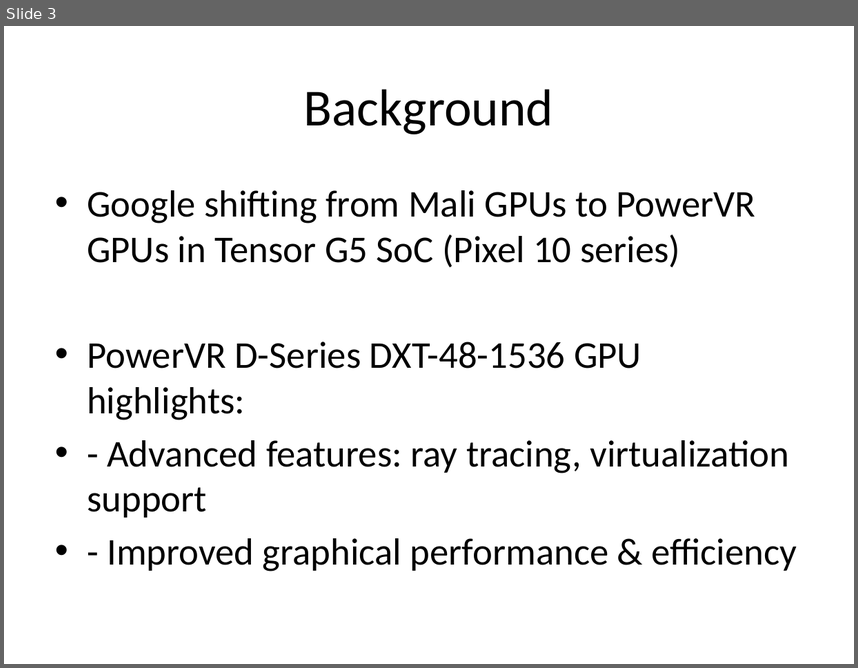
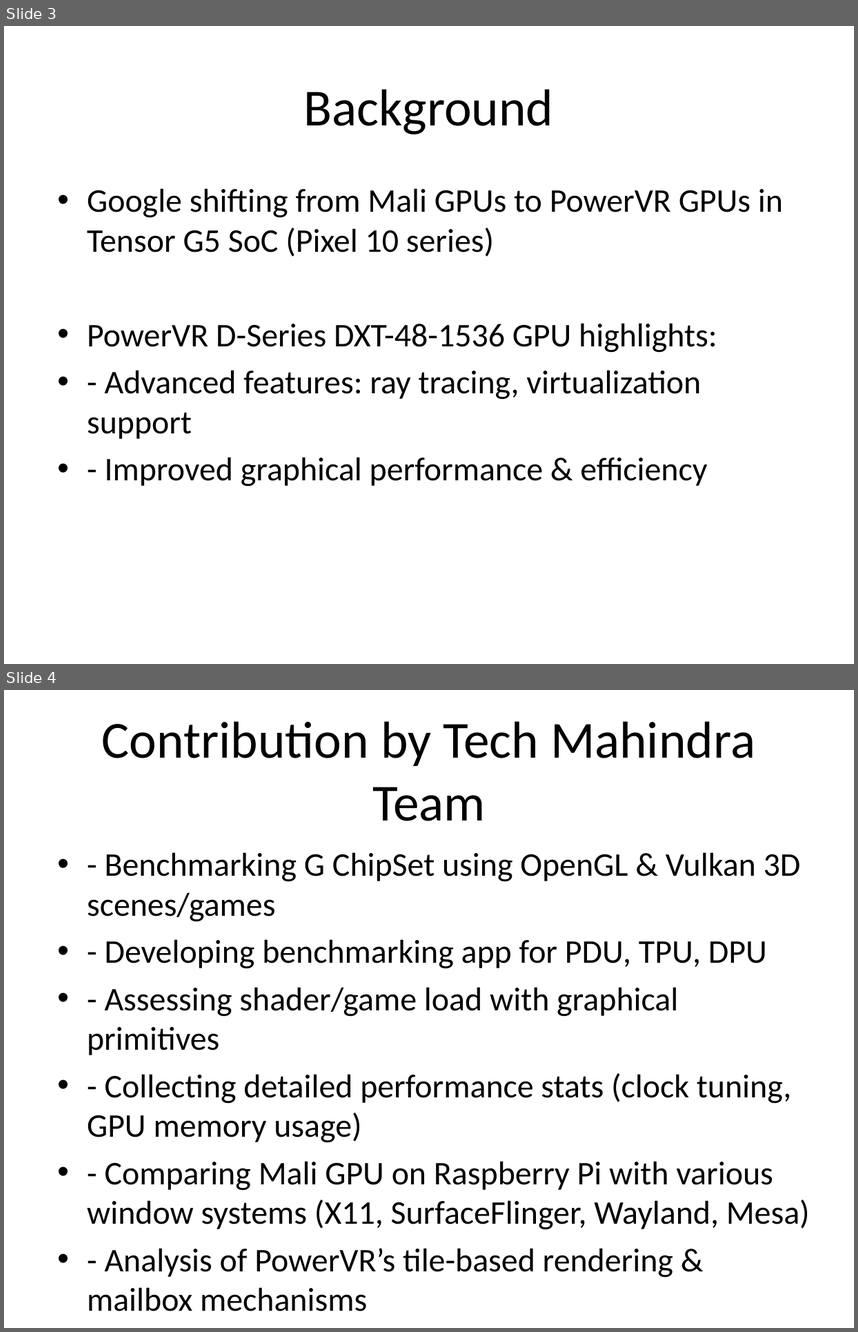
Before and after one commit to akumrao/gpubenchmark, a slide deck: doc/GPU_Benchmark_Pixel.pptx. Shown one above the other, each under a label of ours: slide 3 before the commit, slides 3 and 4 after it. The pictures are 858x668 and 858x1332 pixels, drawn with LibreOffice and Linux fonts; fonts in the diff are those of the drawing. Boxes give left, top, right and bottom in pixels: in the first picture for what was removed or moved away, otherwise in the second. Text is boxed around its words. In the diff, an @@ line names an element or a change of style, - is before the commit and + after.

Commit message:
added PowerVR_vs_Mali_GPU_Case_Study.pptx

```diff
--- a/doc/GPU_Benchmark_Pixel.pptx
+++ b/doc/GPU_Benchmark_Pixel.pptx
@@ slide 4 added at [4,690,854,1328], background #FFFFFF @@
@@ text added at [102,721,755,821], 44 pt, text #000000 @@
+Contribution by Tech Mahindra Team
@@ text added at [87,852,810,1311], 28 pt, text #000000 @@
+• - Benchmarking G ChipSet using OpenGL & Vulkan 3D scenes/games
+• - Developing benchmarking app for PDU, TPU, DPU
+• - Assessing shader/game load with graphical primitives
+• - Collecting detailed performance stats (clock tuning, GPU memory usage)
+• - Comparing Mali GPU on Raspberry Pi with various window systems (X11, SurfaceFlinger, Wayland, Mesa)
+• - Analysis of PowerVR’s tile-based rendering & mailbox mechanisms
@@ slide 3 changed as well @@
@@ text "Google shifting from Mali GPUs ..." at [87,188,783,486]: size 32 to 28 pt; indent changed; less space between paragraphs @@
```
Also in this commit, not shown: 2 other slides changed, 1 other slide added, 1 other file.
